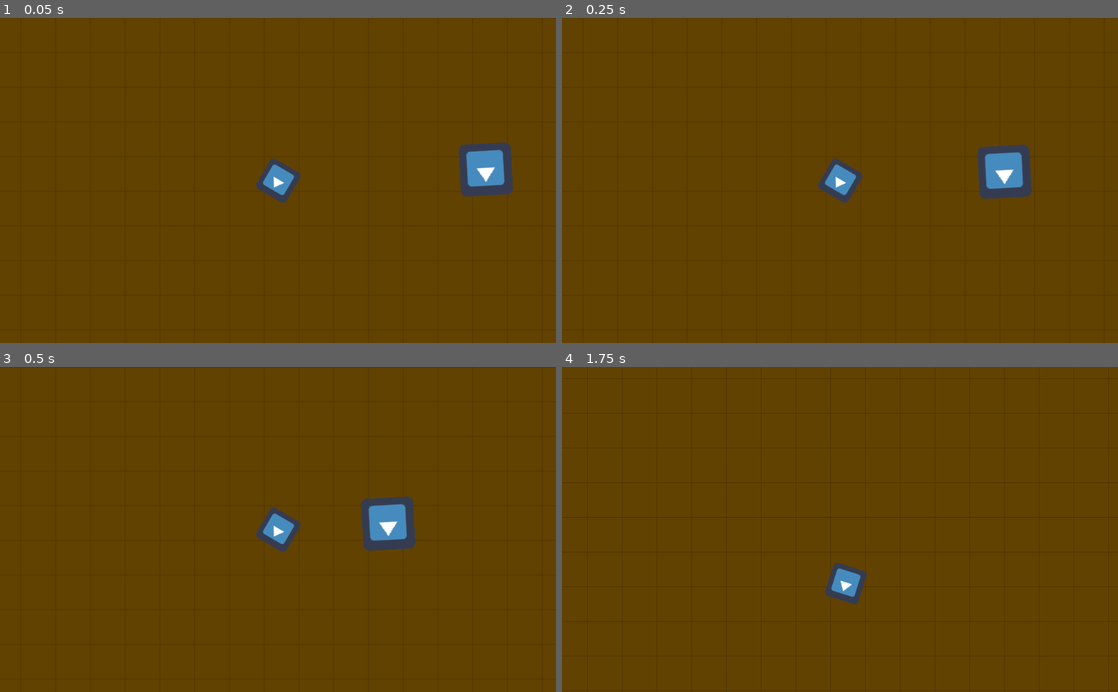
Above: before the commit, frames 1-4 (two rows, left to right).
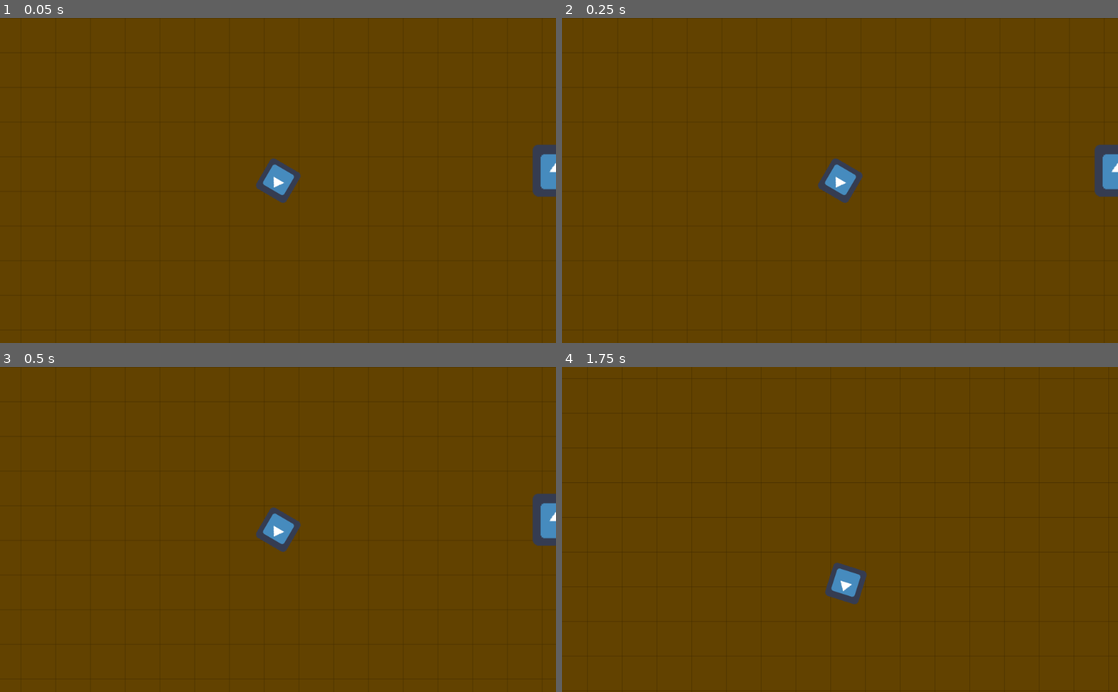
Above: after the commit, the same moments.

Repository: kinge880/GameJam
Game: Godot game, scene res://Word.tscn
Two runs of this game, one before a commit and one after it. Both use one fixed random seed, a clock stepped at 60 frames per second and the inputs below. The engine's default icon, where the game draws it, is replaced by a stand-in: a white triangle on a blue panel in a dark square.
Inputs (mouse positions are in pixels of both pictures, inside the frame that each line leads up to):
- Up to frame 1 (0.05 s): no input
- Up to frame 2 (0.25 s): no input
- Up to frame 3 (0.5 s): no input
- Up to frame 4 (1.75 s): move the mouse to (962, 513) at 0.52 s; hold D (ui_right) 0.53-1.28 s; hold Space (atk) 0.53-1.28 s; move the mouse to (728, 545) at 1.27 s; hold S (ui_down) from 1.28 s (still down); tap Space (atk) at 1.35 s

The runs differ from the first frame. In frame 1, 2.2% of the frame differs, in the area x 82-100%, y 38-56%; in frame 2, 2.2%, in the area x 74-100%, y 38-56%; in frame 3, 2.2%; in frame 4, nothing differs.

Commit message:
Atualização enemy
Enemy move ate ayer enquanto ele estiver dentro de um alcance x, caso o player saia do alcance enemy retorna a origem

Diff:
--- a/GameJaaJ/Enemy.tscn
+++ b/GameJaaJ/Enemy.tscn
@@ -1,27 +1,52 @@
-[gd_scene load_steps=4 format=2]
+[gd_scene load_steps=6 format=2]
 
 [ext_resource path="res://Script/Enemy.gd" type="Script" id=1]
 [ext_resource path="res://icon.png" type="Texture" id=2]
 
-[sub_resource type="RectangleShape2D" id=1]
+[sub_resource type="CircleShape2D" id=4]
+radius = 194.259
+
+[sub_resource type="RectangleShape2D" id=3]
 extents = Vector2( 23.7958, 23.698 )
 
-[node name="Enemy" type="KinematicBody2D"]
-position = Vector2( 634.497, 352.799 )
+[sub_resource type="CircleShape2D" id=2]
+radius = 114.749
+
+[node name="Enemy" type="Node2D"]
+
+[node name="AreaMove" type="Area2D" parent="."]
+__meta__ = {
+"_edit_group_": true
+}
+
+[node name="CollisionShape2D" type="CollisionShape2D" parent="AreaMove"]
+shape = SubResource( 4 )
+
+[node name="Enemy" type="KinematicBody2D" parent="."]
+position = Vector2( -2.63556, 1.27759 )
 script = ExtResource( 1 )
 __meta__ = {
 "_edit_group_": true
 }
 
-[node name="RayCast2D" type="RayCast2D" parent="."]
+[node name="RayCast2D" type="RayCast2D" parent="Enemy"]
 position = Vector2( 0.810486, -0.151764 )
 enabled = true
 cast_to = Vector2( 30, 0 )
 
-[node name="Sprite" type="Sprite" parent="."]
+[node name="Sprite" type="Sprite" parent="Enemy"]
 scale = Vector2( 0.75, 0.75 )
 texture = ExtResource( 2 )
 
-[node name="CollisionShape2D" type="CollisionShape2D" parent="."]
+[node name="CollisionShape2D2" type="CollisionShape2D" parent="Enemy"]
 position = Vector2( -0.0983276, 0.155396 )
-shape = SubResource( 1 )
+shape = SubResource( 3 )
+
+[node name="Visibility" type="Area2D" parent="Enemy"]
+
+[node name="CollisionShape2D2" type="CollisionShape2D" parent="Enemy/Visibility"]
+shape = SubResource( 2 )
+[connection signal="body_entered" from="AreaMove" to="Enemy" method="_on_AreaMove_body_entered"]
+[connection signal="body_exited" from="AreaMove" to="Enemy" method="_on_AreaMove_body_exited"]
+[connection signal="body_entered" from="Enemy/Visibility" to="Enemy" method="_on_Visibility_body_entered"]
+[connection signal="body_exited" from="Enemy/Visibility" to="Enemy" method="_on_Visibility_body_exited"]
--- a/GameJaaJ/Script/Enemy.gd
+++ b/GameJaaJ/Script/Enemy.gd
@@ -1,21 +1,30 @@
 extends KinematicBody2D
 
-export var speed = 200
+export var speed = 50
 onready var raycast = $RayCast2D
 var player = null
-
+var player_inside_area = false
+var player_is_visible = false
+var is_player = false
+var enemy_position
 func _ready():
 	add_to_group("enemy")
+	enemy_position = global_position
 
 func _physics_process(delta):
 	if player == null:
 		return
 
-	var to_player = player.global_position - global_position
-	print("oi")
-	to_player = to_player.normalized()
-	global_rotation = atan2(to_player.y, to_player.x)
-	move_and_collide(to_player * speed * delta)
+	if player_inside_area and player_is_visible and is_player:
+		var to_player = player.global_position - global_position
+		to_player = to_player.normalized()
+		global_rotation = atan2(to_player.y, to_player.x)
+		move_and_collide(to_player * speed * delta)
+	else:
+		var to_origin = enemy_position - global_position
+		to_origin = to_origin.normalized()
+		global_rotation = atan2(to_origin.y, to_origin.x)
+		move_and_collide(to_origin * speed * delta)
 
 	if raycast.is_colliding():
 		var collision = raycast.get_collider()
@@ -28,3 +37,23 @@
 
 func _set_player(body):
 	player = body
+
+func _on_AreaMove_body_entered(body):
+	if body.name == "Player":
+		player_inside_area = true
+
+func _on_AreaMove_body_exited(body):
+	if body.name == "Player":
+		player_inside_area = false
+
+func _on_Visibility_body_entered(body):
+	if body.name == "Player":
+		$Sprite.self_modulate.r = 1.0
+		player_is_visible = true
+		is_player = true
+
+func _on_Visibility_body_exited(body):
+	if body.name == "Player":
+		$Sprite.self_modulate.r = 0.2
+		player_is_visible = false
+		is_player = false
--- a/GameJaaJ/Word.tscn
+++ b/GameJaaJ/Word.tscn
@@ -210,4 +210,4 @@
 position = Vector2( 396.752, 245.946 )
 
 [node name="EnemyNode" parent="." instance=ExtResource( 3 )]
-position = Vector2( 594.788, 235.436 )
+position = Vector2( 657.795, 235.436 )
